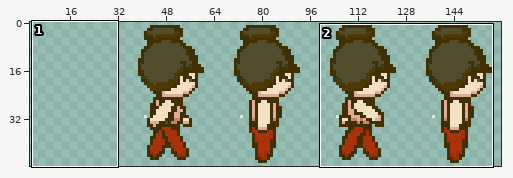
Sprite sheet: data/images/girl/girl_walk_right.png. Above, an overview of the earlier version with the close-up marked.
Close-up. As it was:
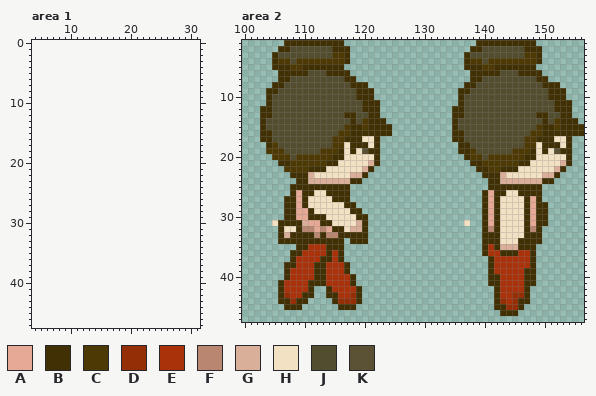
The file is 128x48 pixels. Colours within 5 levels of each other are drawn and written as one. Shown: area 1: x 4..31, y 0..47; area 2: x 100..156, y 1..47. The old version is drawn lined up with the new one, on the new canvas. The wide view leaves out empty margins. The commit also changed other parts of the picture, which this record leaves out.
Palette (. is transparent): A #e6a995  B #403003  C #4d3904  D #932e07  E #a9320a  F #b98771  G #d9af9a  H #f2e1c2  J #524d2f  K #5b5235
After the commit:
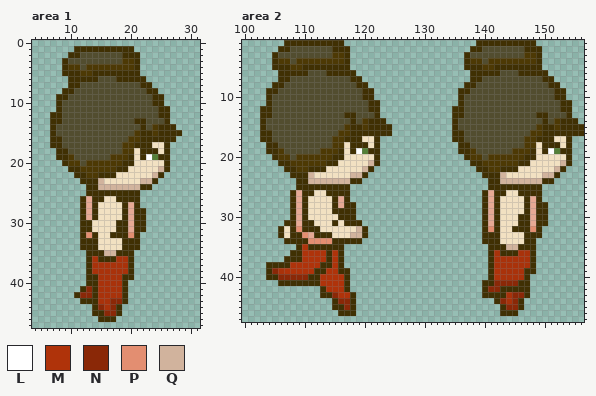
Colours new in this view: L #ffffff  M #af330a  N #8a2807  P #e38e71  Q #d1b39d
From old to new:
canvas 128x48 -> 160x48, the old top-left corner now at 32,0
@@ palette @@
-K #5b5235
+K #558038
--- area 1
@@ x 4..31 @@
  0 ............................
- 1 ............................
- 2 ............................
- 3 ............................
- 4 ............................
- 5 ............................
- 6 ............................
- 7 ............................
- 8 ............................
- 9 ............................
-10 ............................
-11 ............................
-12 ............................
-13 ............................
-14 ............................
-15 ............................
-16 ............................
-17 ............................
-18 ............................
-19 ............................
-20 ............................
-21 ............................
-22 ............................
-23 ............................
-24 ............................
-25 ............................
-26 ............................
-27 ............................
-28 ............................
-29 ............................
-30 ............................
-31 ............................
-32 ............................
-33 ............................
-34 ............................
-35 ............................
-36 ............................
-37 ............................
-38 ............................
-39 ............................
-40 ............................
-41 ............................
-42 ............................
-43 ............................
-44 ............................
-45 ............................
-46 ............................
+ 1 .......BBBBBBBBBB...........
+ 2 ......BBJJJJJJJBBB..........
+ 3 .....BJJJJJJJJJCCB..........
+ 4 .....BCCJCCCCCCCCB..........
+ 5 .....BBBCCBBBBBBBB..........
+ 6 ......BBBBBJJJBBBBB.........
+ 7 ......BBJJJJJJJJJJBB........
+ 8 .....BBJJJJJJJJJJJJBB.......
+ 9 ....BBJJJJJJJJJJJJJJBB......
+10 ....BJJJJJJJJJJJJJJJBB......
+11 ....BJJJJJJJJJJJJJJJJBB.....
+12 ...BBJJJJJJJJJJJJJJJJBB.....
+13 ...BBJJJJJJJJJJJJBBJJJB.....
+14 ...BJJJJJJJJJJJJJJBJCBBB....
+15 ...BJJJJJJJJJJJJJCBBCBBBB...
+16 ...BBJJJJJJJJJJJCCBBBBBB....
+17 ...BBJJJJJJJJJJCCBBBHHB.....
+18 ....BBJJJJJJJJJCCHBBBHB.....
+19 ....BBCJJJJJJCCCBHBLKBB.....
+20 .....BCCJCCCCCCBBHHHHHB.....
+21 ......BBCCCCCCBBHHHHHQB.....
+22 .......BBCCBBBHHHHHHQB......
+23 ........BBBQHHHHHHQQB.......
+24 .........BBQQQQQQQBB........
+25 .........BBBBBBBBB..........
+26 ........BABBHHBBBB..........
+27 ........BABHHHHBAB..........
+28 ........BABHHHHBABB.........
+29 ........BABHHHHBABB.........
+30 ........BBHHHHBBABB.........
+31 ........BBHHHHBBABB.........
+32 ........BPBHHBBBPB..........
+33 ........BBBHHHHBBB..........
+34 ........BBBHHHHBBB..........
+35 .........BBBQQBBB...........
+36 .........BEBBBEEB...........
+37 .........BEEEEEEB...........
+38 .........BEEEEEEB...........
+39 .........BBEEEEBB...........
+40 .........BBEEEEB............
+41 ........BNBEEEEB............
+42 .......BNNBEEEEB............
+43 ........BBBEENNB............
+44 ..........BNENB.............
+45 ..........BBNNB.............
+46 ...........BBB..............
 47 ............................
--- area 2
@@ x 100..156 @@
  4 .....BCCJCCCCCCCCB...................BCCJCCCCCCCCB.......
- 5 .....BBBCCBBBBBBB....................BBBCCBBBBBBB........
- 6 ......BBBBBJJJBBBB....................BBBBBJJJBBBB.......
- 7 ......BBJJJJJJJJJBB...................BBJJJJJJJJJBB......
- 8 .....BBJJJJJJJJJJJBBB................BBJJJJJJJJJJJBBB....
- 9 ....BBJJJJJJJJJJJJJBBB..............BBJJJJJJJJJJJJJBBB...
-10 ....BJJJJJJJJJJJJJJBBB..............BJJJJJJJJJJJJJJBBB...
-11 ....BJJJJJJJJJJJJJJJBBB.............BJJJJJJJJJJJJJJJBBB..
-12 ...BBJJJJJJJJJJJJJJJBBB............BBJJJJJJJJJJJJJJJBBB..
-13 ...BBJJJJJJJJJJJJBBJJBB............BBJJJJJJJJJJJJBBJJBB..
+ 5 .....BBBCCBBBBBBBB...................BBBCCBBBBBBBB.......
+ 6 ......BBBBBJJJBBBBB...................BBBBBJJJBBBBB......
+ 7 ......BBJJJJJJJJJJBB..................BBJJJJJJJJJJBB.....
+ 8 .....BBJJJJJJJJJJJJBB................BBJJJJJJJJJJJJBB....
+ 9 ....BBJJJJJJJJJJJJJJBB..............BBJJJJJJJJJJJJJJBB...
+10 ....BJJJJJJJJJJJJJJJBB..............BJJJJJJJJJJJJJJJBB...
+11 ....BJJJJJJJJJJJJJJJJBB.............BJJJJJJJJJJJJJJJJBB..
+12 ...BBJJJJJJJJJJJJJJJJBB............BBJJJJJJJJJJJJJJJJBB..
+13 ...BBJJJJJJJJJJJJBBJJJB............BBJJJJJJJJJJJJBBJJJB..
 14 ...BJJJJJJJJJJJJJJBJCBBB...........BJJJJJJJJJJJJJJBJCBBB.
@@ x 100..156 @@
 17 ...BBJJJJJJJJJJCCBBBHHB............BBJJJJJJJJJJCCBBBHHB..
-18 ....BCJJJJJJJJJCCHBBBHB.............BBJJJJJJJJJCCHBBBHB..
-19 ....CCCJJJJJJCCCBHBHKBB.............BBCJJJJJJCCCBHBHKBB..
-20 .....CCCJCCCCCCBBHHHHHB..............BCCJCCCCCCBBHHHHHB..
-21 ......BBCCCCCCBBHHHHHGB...............BBCCCCCCBBHHHHHGB..
-22 .......CCCCBBBHHHHHHGB.................BBCCBBBHHHHHHGB...
-23 ........BBBGHHHHHHGGB...................BBBGHHHHHHGGB....
-24 .........BBGGGGGGGBB.....................BBGGGGGGGBB.....
-25 ........BBBBBBBBBB.......................BBBBBBBBB.......
+18 ....BBJJJJJJJJJCCHBBBHB.............BBJJJJJJJJJCCHBBBHB..
+19 ....BBCJJJJJJCCCBHBLKBB.............BBCJJJJJJCCCBHBLKBB..
+20 .....BCCJCCCCCCBBHHHHHB..............BCCJCCCCCCBBHHHHHB..
+21 ......BBCCCCCCBBHHHHHQB...............BBCCCCCCBBHHHHHQB..
+22 .......BBCCBBBHHHHHHQB.................BBCCBBBHHHHHHQB...
+23 ........BBBQHHHHHHQQB...................BBBQHHHHHHQQB....
+24 .........BBQQQQQQQBB.....................BBQQQQQQQBB.....
+25 .........BBBBBBBBB.......................BBBBBBBBB.......
 26 ........BABBHHBBBB......................BABBHHBBBB.......
-27 .......BBABHHHHBBB......................BABHHHHBAB.......
-28 .......BBABHHHHHHBB.....................BABHHHHBABB......
-29 .......BBAABHHHHHHBB....................BABHHHHBABB......
-30 .......BBAABBBHHHHHBB...................BABHHHHBABB......
-31 .....HBBBBGAABBHHHHGB................H..BABHHHHBABB......
-32 ......BHHBFFAFABBHGGB...................BFBHHHHBFB.......
-33 ......BGBBBBFBFFBBBBB...................BBBHHHHBBB.......
-34 ......BBBBBBBBBBB.BBB...................BBBHHHBBBB.......
-35 .........BBEEEBBB.......................BEBGGGBBB........
-36 ........BBEEEEBEB.......................BEEBBBEEB........
-37 ........BEEEEBBEB........................BEEEEEEB........
-38 .......BBEEEBBEEEB.......................BEEEEEEB........
-39 .......BEEEEBBEEEB.......................BEEEEEBB........
-40 .......BEEEEBBEEEEB......................BBEEEEBB........
-41 ......BEEEEBBBEEEEB......................BBEEEEBB........
-42 ......BEEEEB..BEEEEB......................BEEEEB.........
-43 ......BDEEBB..BBEEDB......................BEEDDB.........
-44 ......BBDBB....BDDDB......................BDEDBB.........
-45 .......BBB......BBB.......................BBDDB..........
-46 ...........................................BBB...........
+27 ........BABHHHHBAB......................BABHHHHBAB.......
+28 ........BABHHHHBABB.....................BABHHHHBABB......
+29 ........BABHHHHBBBB.....................BABHHHHBABB......
+30 ........BABHHHHHBBB.....................BABHHHBBABB......
+31 .......BBABBHHHBHBBB....................BABHHHBBABB......
+32 ......BHBPBBBHHHHHHQB...................BPBHHBBBPB.......
+33 ......BHBBPABBBHHHQQB...................BBBHHHHBBB.......
+34 .......BBBBPPPPBBBBB....................BBBHHHHBB........
+35 .........BMBBBBBB........................BBBQQBBB........
+36 ........BBMMMMBMB........................BEBBBEEB........
+37 .......BBBMMMMBMB........................BEEEEEEB........
+38 ....BBBBMMMMMBBMB........................BEEEEEEB........
+39 ....BNEMMMMMBBMMBB.......................BMEEEEBB........
+40 ....BBNNNNNBBMMMMB.......................BMEEEEB.........
+41 ......BBBBBBBMMMMB......................BBNNNNBB.........
+42 .............BMMMB......................BNNBBBBB.........
+43 .............BBNMMB.....................BBBBENNB.........
+44 ...............BNNB.......................BNENB..........
+45 ...............BBNB........................BNNB..........
+46 ................BBB........................BBB...........
 47 .........................................................
Changed places in both close-ups, as pixel boxes (x1, y1, x2, y2):
added: (50, 46, 182, 322)
changed: (344, 64, 374, 118)
changed: (536, 64, 566, 118)
changed: (266, 142, 374, 316)
changed: (500, 148, 566, 184)
changed: (464, 214, 542, 310)
